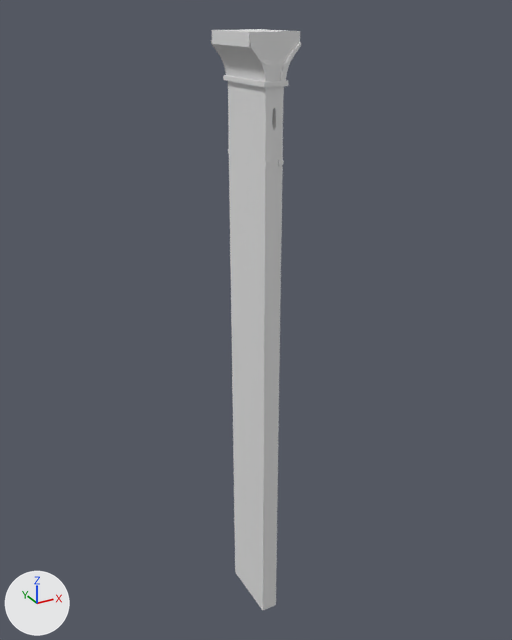
One commit to the FBX model Assets/Project/Art/Environment/Kit Jardins/SM_Bridge.fbx: the scene before it, then after it.
Both versions are drawn from a camera (50 mm lens) standing at (-26.3, -23.6, 1.4) and looking at (0.7, 25.6, -23.2). Every picture has the same lights, and +X, +Y and +Z are marked at lower left. Where no turn or scale is listed for an object, it has been applied to the vertices. Vertices at the same position are counted once.

Objects in the first picture: 'SM_Bridge'.
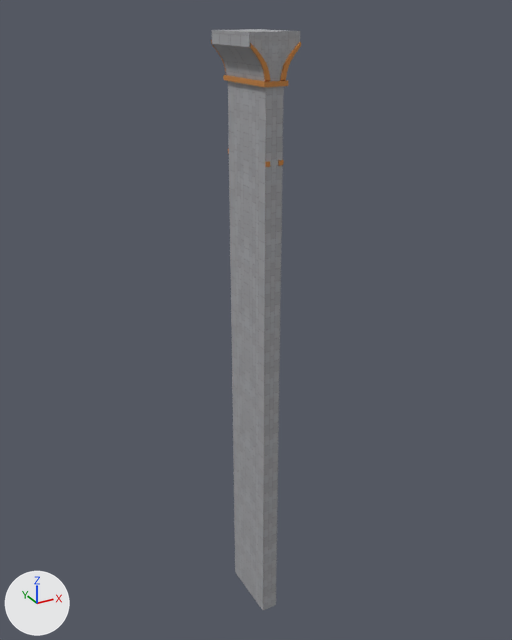
Boxes (x1, y1, x2, y2) around the edits, measured in the pictures (512 x 640 px):
part 1 of me_sm_bridge, cut back
    before: (212, 29, 300, 610)
    after: (228, 81, 284, 162)
part 2 of me_sm_bridge, recoloured
    both: (211, 40, 301, 610)

The change in detail:
Picture 'T_Trim_01_D.png' (img_t_trim_01_d_png) is new.
Material 'Basic.001' (mat_basic_001) is new.
Its texture is img_t_trim_01_d_png.
me_sm_bridge is used by ob_sm_bridge; location (0.0, 24.5, 0.1).
me_sm_bridge had 946 vertices, 916 faces and spanned x -2.0..2.0, y -3.2..3.2, z -52.3..-0.2.
me_sm_bridge now has 303 vertices, 312 faces and spans x -2.0..2.0, y -3.2..3.2, z -52.3..-0.2.
me_sm_bridge part 1: 8 vertices moved from x -0.8..0.8, y -3.1..3.1, z -3.4 to x -0.8..0.8, y -3.1..3.1, z -3.3; 651 vertices removed from x -2.0..2.0, y -3.2..3.2, z -52.3..-0.2; 8 vertices added at x -0.7..0.7, y -2.9..2.9, z -6.7.
me_sm_bridge part 2: 156 faces spanning x -2.0..2.0, y -3.1..3.1, z -52.3..-0.9 switch from no material to mat_basic_001 (picture img_t_trim_01_d_png).
